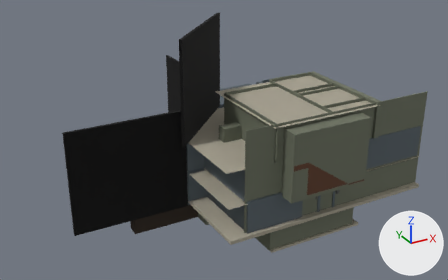
Two versions of the Blender file public/models/haunted_house.blend, one commit apart.
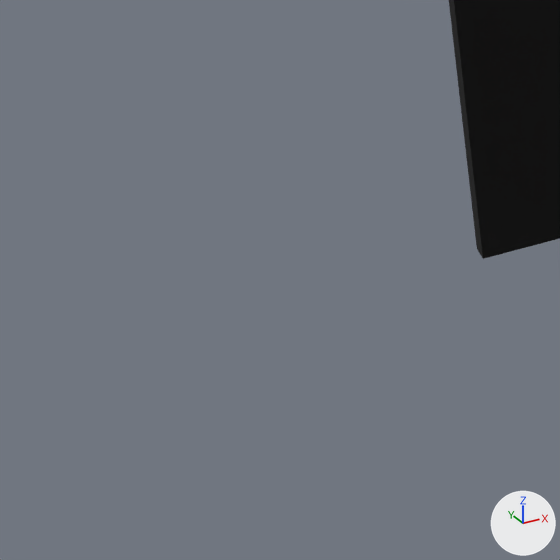
Old and new are each drawn whole from a 50 mm lens placed at (-44.4, -61.0, 44.7), pointed at (-1.1, 17.7, 5.3) and again close up on the part from 1% to 19% of the width and 71% to 100% of the height. The axes (+X, +Y, +Z) are drawn at lower right. The lights are the same throughout. The first two pictures are the older version. Objects named as collision shapes, trigger or cutter boxes, shadow casters or lower levels of detail are left out.

Names of what the first close-up shows: 'black_wall_2'.
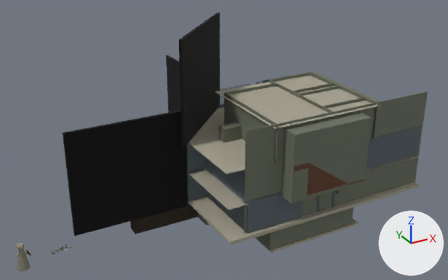
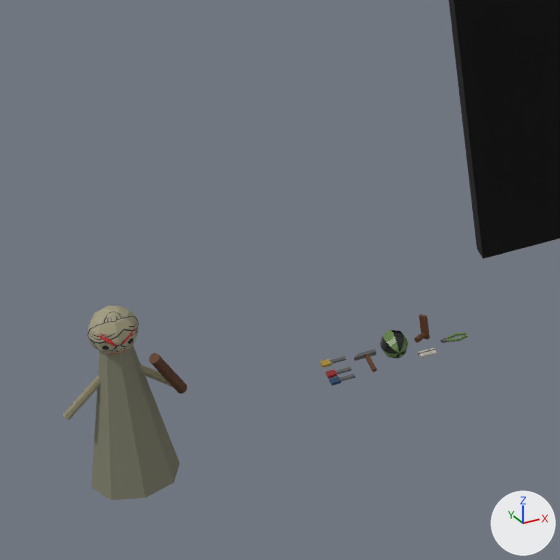
Patch to the scene script:
```diff
--- a/public/models/haunted_house.blend.py
+++ b/public/models/haunted_house.blend.py
@@ me_cube_050_1 @@
+me_cube_050_1.from_pydata(...)  # 138 vertices, 116 faces; spans x -1.07..0.95, y -0.7..0.75, z -2.25..1.27
+# faces by material slot: [32, 64, 10, 10]
+me_cube_050_1.materials.append(mat_body)  # yellow #8f8a70
+me_cube_050_1.materials.append(mat_material_017)  # picture img_granny_png
+me_cube_050_1.materials.append(mat_dress)  # grey #7d7d6a
+me_cube_050_1.materials.append(mat_wood2)  # brown #5e3a24
@@ ob_padlock_key @@
 ob_padlock_key.scale = (0.0535, 0.0419, 0.0137)
-ob_padlock_key.hide_set(True)  # its collection is switched off
@@ ob_master_key @@
 ob_master_key.scale = (0.0535, 0.0419, 0.0137)
-ob_master_key.hide_set(True)  # its collection is switched off
@@ ob_card @@
 ob_card.scale = (0.145, 0.0599, 0.00713)
-ob_card.hide_set(True)  # its collection is switched off
@@ ob_safe_key @@
 ob_safe_key.scale = (0.0535, 0.0419, 0.0137)
-ob_safe_key.hide_set(True)  # its collection is switched off
@@ ob_handle @@
 ob_handle.location = (-30.96, 1.5, 4.28)
-ob_handle.hide_set(True)  # its collection is switched off
@@ ob_watermelon @@
 ob_watermelon.scale = (0.308, 0.308, 0.427)
-ob_watermelon.hide_set(True)  # its collection is switched off
@@ ob_cut @@
 ob_cut.scale = (0.0172, 0.0237, 0.00795)
-ob_cut.hide_set(True)  # its collection is switched off
@@ ob_hammer @@
 ob_hammer.scale = (0.181, 0.0347, 0.024)
-ob_hammer.hide_set(True)  # its collection is switched off
@@ ob_granny @@
+ob_granny = bpy.data.objects.new('granny', me_cube_050_1)
+ob_granny.location = (-35.77, 1.81, 4.86)
```

Location of each change, (x1, y1, x2, y2) in pixels of the close-ups (560 x 560 px):
'granny', added
    after: (63, 305, 187, 500)
'watermelon', shown
    after: (380, 330, 408, 358)
'handle', shown
    after: (414, 314, 430, 343)
'hammer', shown
    after: (354, 349, 377, 372)
'cut', shown
    after: (440, 332, 468, 343)
'padlock_key', shown
    after: (329, 374, 356, 386)
'master_key', shown
    after: (326, 367, 352, 379)
'safe_key', shown
    after: (320, 356, 346, 368)
'card', shown
    after: (418, 348, 437, 358)
